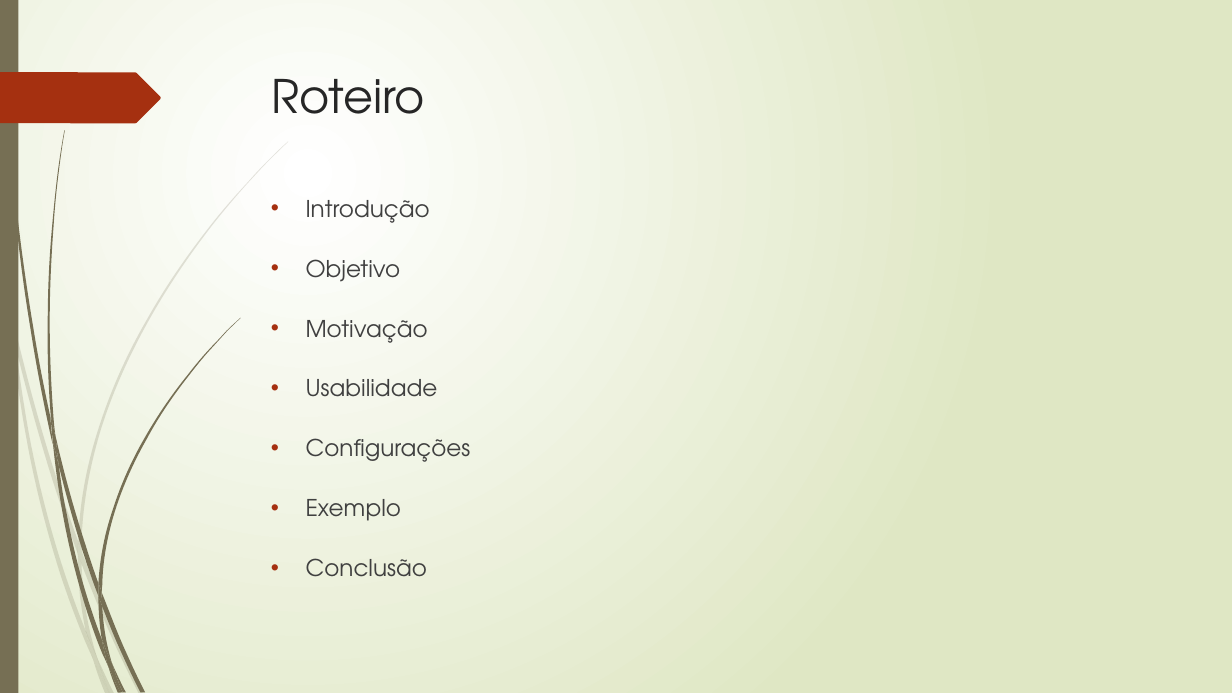
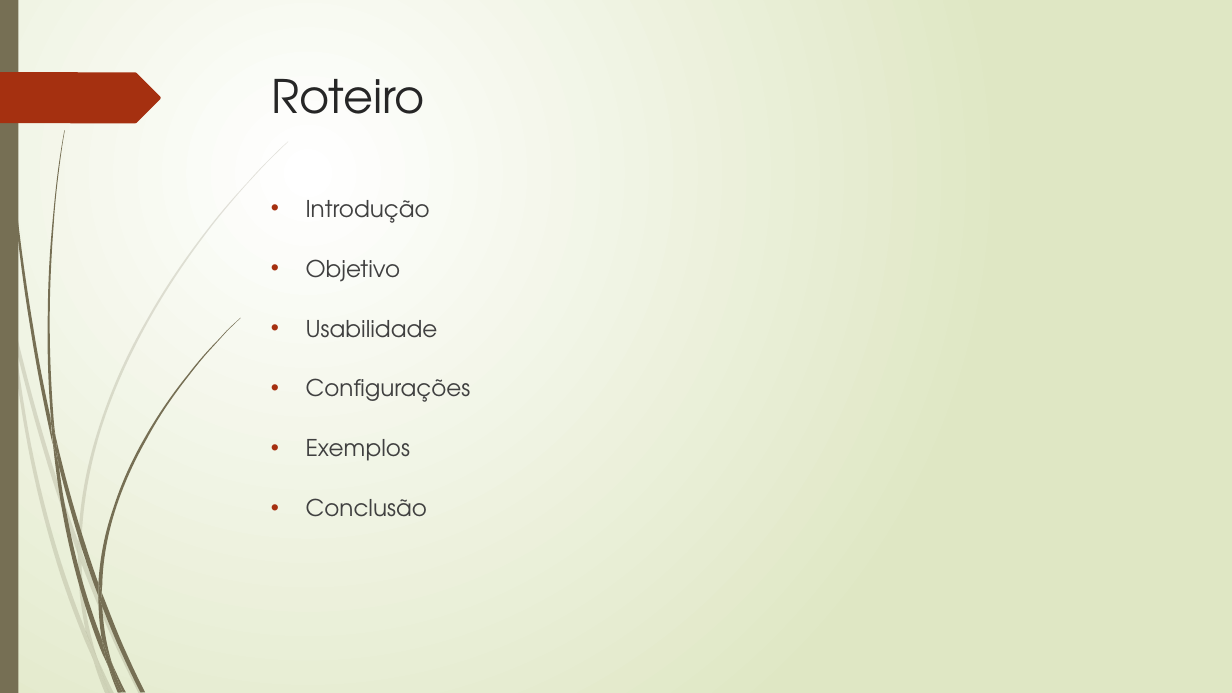
Before and after one commit to amatioli/Sublime, a slide deck: slide 3 of Sublime Text.pptx. Drawn at 1232x693 pixels with LibreOffice and Linux fonts; fonts in the diff are those of the drawing. Boxes give left, top, right and bottom in pixels: in the first picture for what was removed or moved away, otherwise in the second. Text is boxed around its words. In the diff, an @@ line names an element or a change of style, - is before the commit and + after.

```diff
--- a/Sublime Text.pptx
+++ b/Sublime Text.pptx
@@ text at bbox=[306, 320, 428, 343]: paragraph removed @@
-• Motivação
@@ text at bbox=[306, 439, 410, 461]: text changed @@
-• Exemplo
+• Exemplos
```
Also in this commit, not shown: 1 other slide changed, 3 slides added, 4 slides removed, 5 other files.
